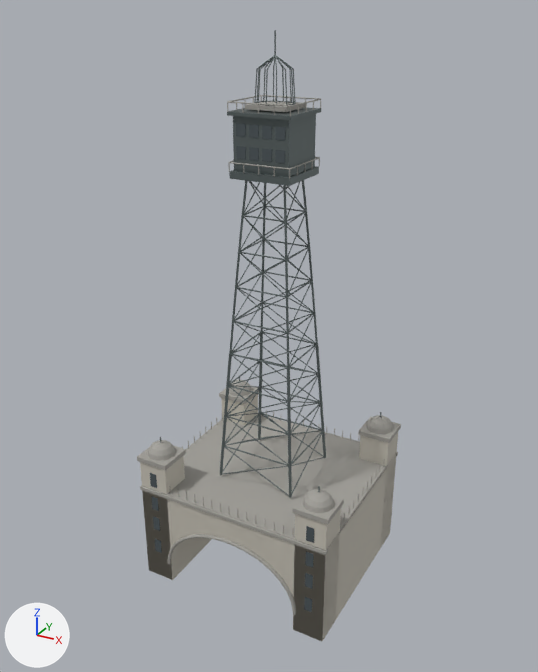
The glTF model assets-src/shinsekai/tower-study/tower-study.glb, before and after one commit.
Both versions are drawn from a 50 mm lens placed at (44.7, -82.7, 78.1), pointed at (-0.5, -0.7, 37.0). Every picture has the same lights, and +X, +Y and +Z are marked at lower left. The older version comes first. Where no turn or scale is listed for an object, it has been applied to the vertices. Vertices at exactly the same position are counted once.

Objects in the first picture: 'tower study - dark unglazed opening', 'tower study - provisional dark iron', 'tower study - provisional pale masonry', 'tower study - provisional trim'.
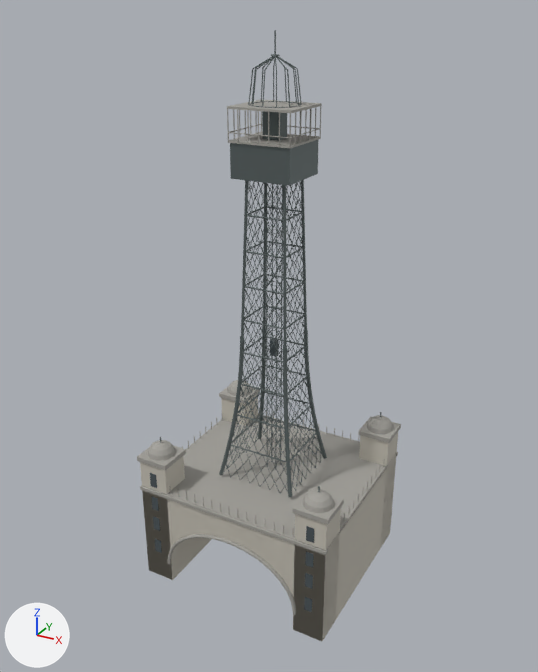
What differs and where, as boxes (x1, y1, x2, y2) in the pictures (538 x 672 px; the box of a moved part takes in the faces that stretch with it):
'tower study - provisional dark iron', reshaped: before (160, 30, 382, 498); after (160, 30, 382, 497)
'tower study - provisional trim', reshaped: before (137, 95, 401, 615); after (137, 100, 401, 615)
part 1 of me_cylinder, added: after (227, 100, 322, 113)
part 2 of me_cylinder, deleted: before (236, 95, 321, 116)
part 3 of me_cylinder, moved or reshaped: before (227, 95, 320, 178); after (227, 108, 321, 149)
part 4 of me_cylinder_080, moved or reshaped: before (220, 446, 224, 475); after (219, 459, 227, 475)
part 5 of me_cylinder_080, moved or reshaped: before (258, 414, 261, 439); after (258, 428, 262, 440)
part 6 of me_cylinder_080, moved or reshaped: before (288, 466, 292, 498); after (287, 480, 292, 497)
part 7 of me_cylinder_080, moved or reshaped: before (322, 431, 326, 458); after (319, 445, 327, 459)
part 8 of me_cylinder_080, moved or reshaped: before (222, 417, 227, 446); after (224, 445, 231, 460)
part 9 of me_cylinder_080, moved or reshaped: before (259, 388, 262, 414); after (258, 416, 263, 429)
part 10 of me_cylinder_080, moved or reshaped: before (288, 435, 291, 467); after (286, 463, 291, 480)
part 11 of me_cylinder_080, moved or reshaped: before (320, 402, 324, 431); after (316, 432, 323, 446)
part 12 of me_cylinder_080, deleted: before (224, 68, 323, 465)
part 13 of me_cylinder_080, built on: before (222, 51, 325, 496); after (225, 54, 323, 493)

The change, as a diff of the scene's bpy script:
```diff
--- a/assets-src/shinsekai/tower-study/tower-study.glb.py
+++ b/assets-src/shinsekai/tower-study/tower-study.glb.py
@@ me_cylinder @@
-me_cylinder.from_pydata(...)  # 3262 vertices, 5808 faces; spans x -25.1..4.4, y -0.3..26.7, z -0.3..64.5
+me_cylinder.from_pydata(...)  # 3081 vertices, 5484 faces; spans x -25.1..4.4, y -0.3..26.7, z -0.3..63.9
+# me_cylinder part 1: a new loose piece, a box spanning x -14.63..-6.03, y 9.1..17.3, z 63.61..63.91, in mat_provisional_trim (grey #a4a29b)
+# me_cylinder part 2: 19 loose pieces with 296 vertices, spanning x -14.6..-6.1, y 9.1..17.3, z 56.2..64.5, are deleted
+# me_cylinder part 3: 173 vertices moved from x -14.6..-6.1, y 9.1..17.3, z 56.2..64.5 to x -14.6..-6.0, y 9.0..17.4, z 59.7..63.8; 175 vertices removed from x -14.6..-6.1, y 9.1..17.3, z 56.2..64.5; 138 vertices added at x -14.6..-6.0, y 9.0..17.4, z 59.7..63.8
+# other edits to the shape of me_cylinder do not show in these pictures
 me_cylinder.materials.append(mat_provisional_trim)
@@ me_cylinder_080 @@
-me_cylinder_080.from_pydata(...)  # 2526 vertices, 4352 faces; spans x -0.1..24.7, y -0.1..21.7, z -6.6..53.4
+me_cylinder_080.from_pydata(...)  # 10584 vertices, 17588 faces; spans x -0.1..24.7, y -0.1..21.7, z -6.6..53.4
+# me_cylinder_080 part 4: the loose piece of 16 vertices spanning x 6.4..7.1, y 4.9..5.7, z -6.6..-1.8 is scaled about its middle by (1.46, 1.47, 0.5), then moved by (0.1, 0.1, -1.2)
+# me_cylinder_080 part 5: the loose piece of 16 vertices spanning x 6.4..7.1, y 15.9..16.7, z -6.6..-1.8 is scaled about its middle by (1.46, 1.47, 0.5), then moved by (0.1, -0.1, -1.2)
+# me_cylinder_080 part 6: the loose piece of 16 vertices spanning x 17.5..18.2, y 4.9..5.7, z -6.6..-1.8 is scaled about its middle by (1.46, 1.47, 0.5), then moved by (-0.1, 0.1, -1.2)
+# me_cylinder_080 part 7: the loose piece of 16 vertices spanning x 17.5..18.2, y 15.9..16.7, z -6.6..-1.8 is scaled about its middle by (1.46, 1.47, 0.5), then moved by (-0.1, -0.1, -1.2)
+# me_cylinder_080 part 8: the loose piece of 16 vertices spanning x 6.7..7.4, y 5.2..6.0, z -1.8..3.0 is scaled about its middle by (1.37, 1.37, 0.5), then moved by (0.2, 0.3, -3.6)
+# me_cylinder_080 part 9: the loose piece of 16 vertices spanning x 6.7..7.4, y 15.6..16.4, z -1.8..3.0 is scaled about its middle by (1.37, 1.37, 0.5), then moved by (0.2, -0.3, -3.6)
+# me_cylinder_080 part 10: the loose piece of 16 vertices spanning x 17.2..17.9, y 5.2..6.0, z -1.8..3.0 is scaled about its middle by (1.37, 1.37, 0.5), then moved by (-0.2, 0.3, -3.6)
+# me_cylinder_080 part 11: the loose piece of 16 vertices spanning x 17.2..17.9, y 15.6..16.4, z -1.8..3.0 is scaled about its middle by (1.37, 1.37, 0.5), then moved by (-0.2, -0.3, -3.6)
+# me_cylinder_080 part 12: 112 loose pieces with 1563 vertices, spanning x 6.8..17.8, y 5.4..16.2, z -1.9..49.1, are deleted
+# me_cylinder_080 part 13: 18 vertices moved within x 6.6..18.0, y 5.1..16.5, z -6.5..50.7; 571 vertices removed from x 6.5..18.1, y 5.0..16.6, z -6.6..50.7; 10192 vertices added at x 6.6..18.0, y 5.1..16.5, z -6.6..50.7
 me_cylinder_080.materials.append(mat_provisional_dark_iron)
```
